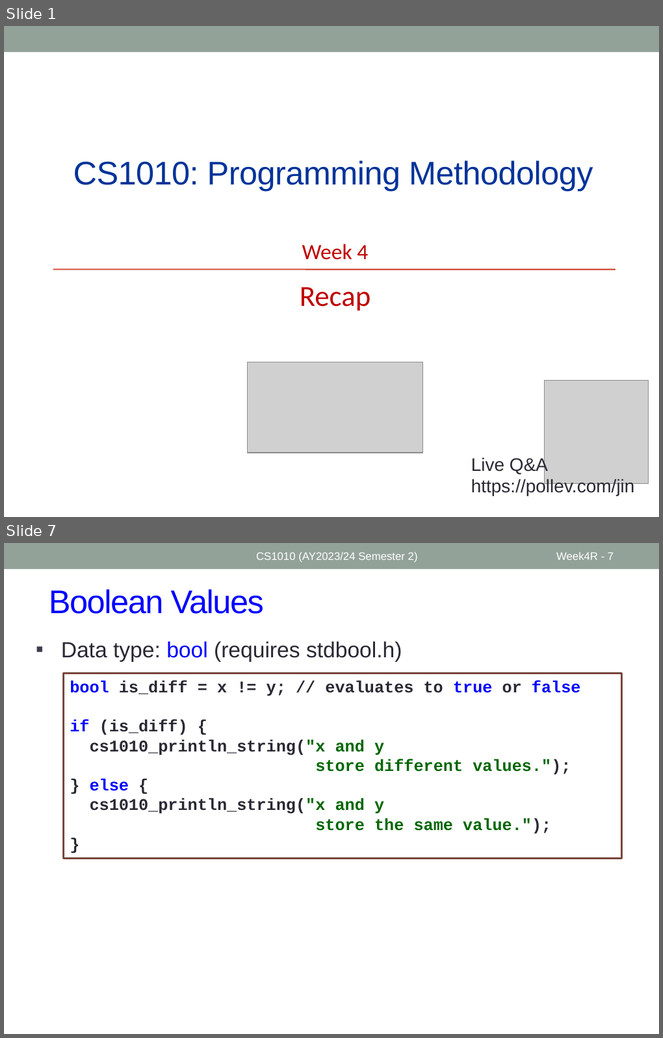
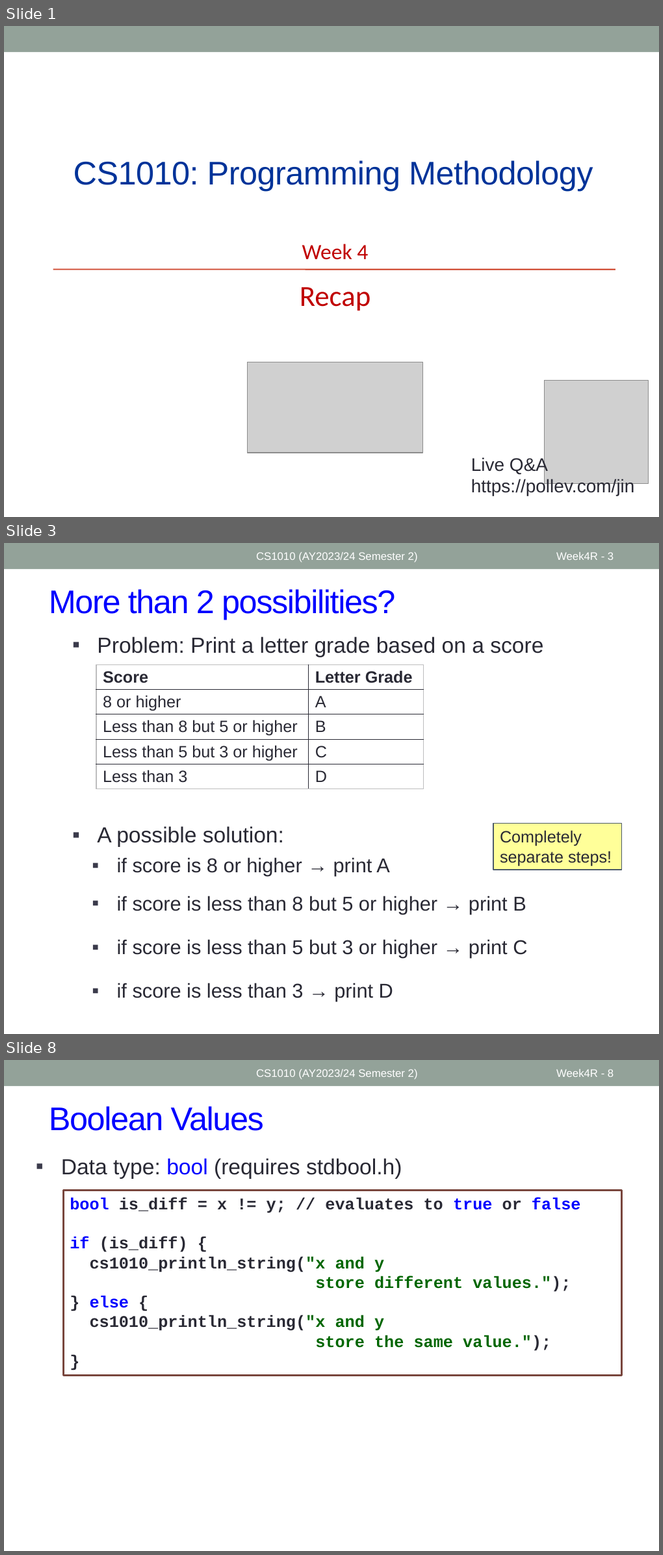
Before and after one commit to nus-cs1010-2425-s2/website, a slide deck: slides/Week4_Recap.pptx. Shown one above the other, each under a label of ours: slides 1 and 7 before the commit, slides 1, 3 and 8 after it; the slides between them are not shown. The pictures are 663x1038 and 663x1555 pixels, drawn with LibreOffice and Linux fonts; fonts in the diff are those of the drawing; grey boxes stand for pictures. Boxes give left, top, right and bottom in pixels: in the first picture for what was removed or moved away, otherwise in the second. Text is boxed around its words. In the diff, an @@ line names an element or a change of style, - is before the commit and + after.

```diff
--- a/slides/Week4_Recap.pptx
+++ b/slides/Week4_Recap.pptx
@@ slide 3 added at (4, 543, 659, 1034), background #FFFFFF; not listed: 1 template element that a slide beside it also shows @@
@@ text added at (256, 552, 418, 563), 12 pt, text #FFFFFF @@
+CS1010 (AY2023/24 Semester 2)
@@ page number added at (556, 552, 614, 560), 12 pt, text #FFFFFF @@
+Week4R - 3
@@ title added at (49, 589, 395, 620), 36 pt, text #0000FF @@
+More than 2 possibilities?
@@ text added at (97, 637, 544, 1002), 22 pt, text #292934 @@
+  ▪ Problem: Print a letter grade based on a score
+  ▪ A possible solution:
+    ▪ if score is 8 or higher → print A
+    ▪ if score is less than 8 but 5 or higher → print B
+    ▪ if score is less than 5 but 3 or higher → print C
+    ▪ if score is less than 3 → print D
@@ table added at (96, 665, 424, 796), 5 rows, 2 columns @@
+Score | Letter Grade
+8 or higher | A
+Less than 8 but 5 or higher | B
+Less than 5 but 3 or higher | C
+Less than 3 | D
@@ rectangle added at (493, 823, 622, 870), fill #FFFF99, outline #4C5A6A 1 pt, 18 pt, text #292934 @@
+Completely
+separate steps!
@@ what was slide 7 is now slide 8 @@
@@ page number at (556, 1069, 614, 1077): text changed @@
-Week4R - 7
+Week4R - 8
```
Also in this commit, not shown: 6 slides changed, 2 other files.
